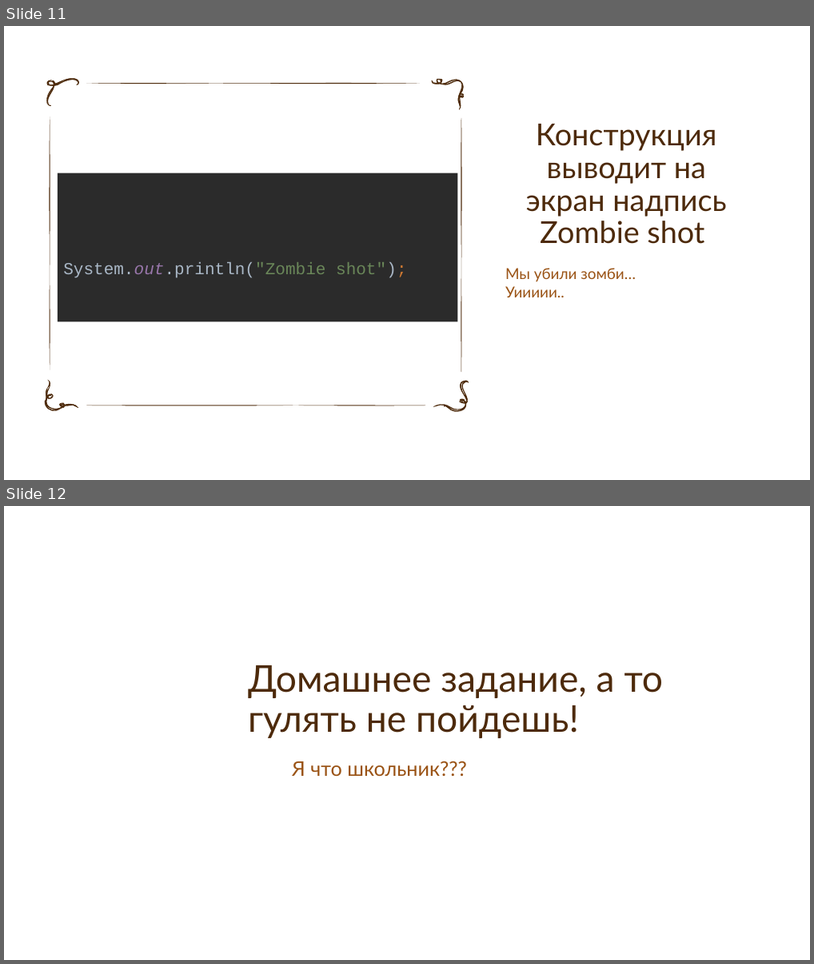
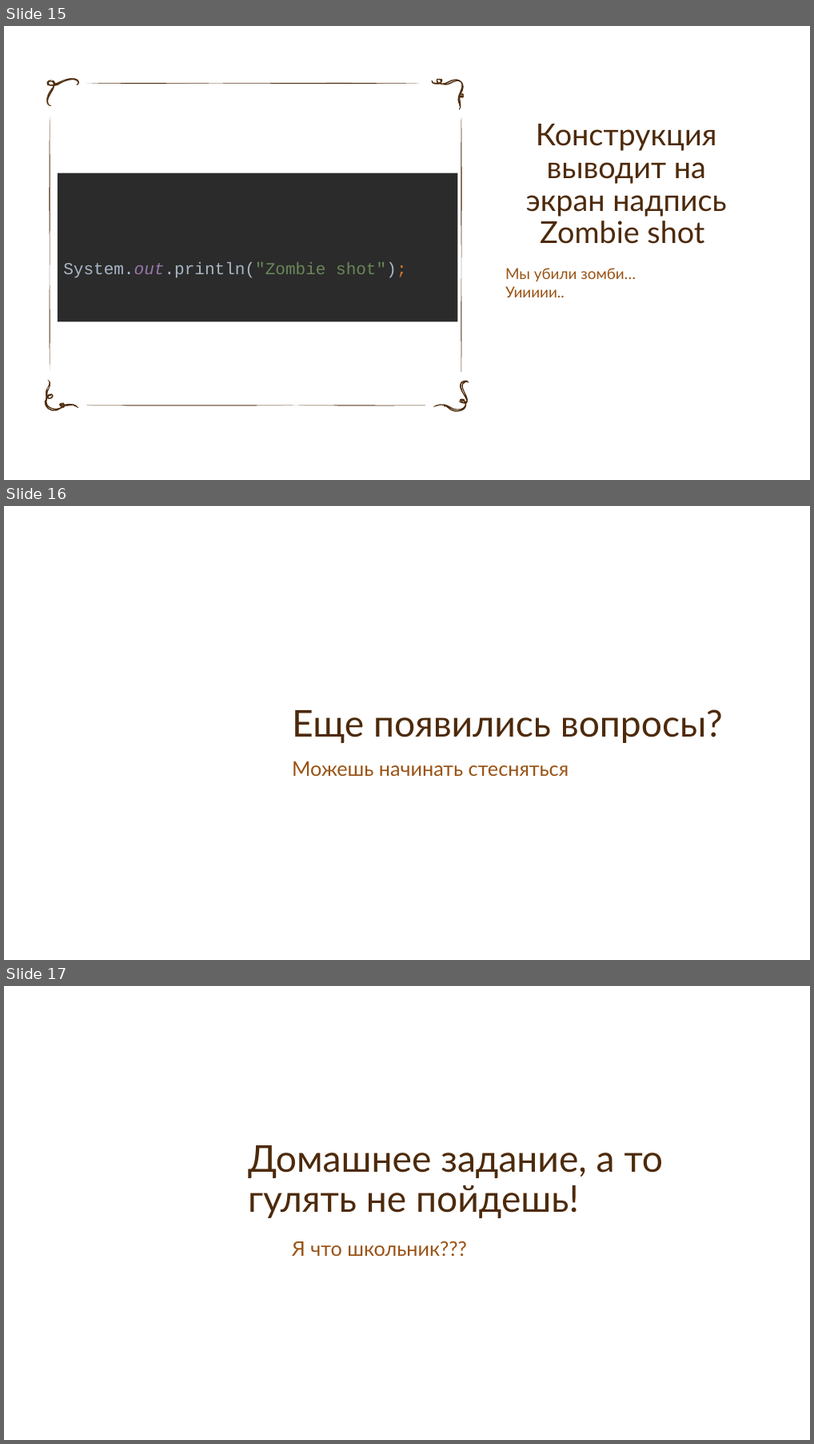
Before and after one commit to SpardaRus/zombieShot, a slide deck: doc/1 Hello World.pptx. Shown one above the other, each under a label of ours: slides 11 and 12 before the commit, slides 15, 16 and 17 after it. The pictures are 814x964 and 814x1444 pixels, drawn with LibreOffice and Linux fonts; fonts in the diff are those of the drawing; background and template pictures are left out. Boxes give left, top, right and bottom in pixels: in the first picture for what was removed or moved away, otherwise in the second. Text is boxed around its words. In the diff, an @@ line names an element or a change of style, - is before the commit and + after.

```diff
--- a/doc/1 Hello World.pptx
+++ b/doc/1 Hello World.pptx
@@ slide 16 added at [4, 506, 810, 960], background picture (left out) @@
@@ title added at [292, 709, 723, 743], 44 pt, text #4D2A0B @@
+Еще появились вопросы?
@@ text added at [292, 761, 569, 776], 24 pt, text #9A5315 @@
+Можешь начинать стесняться
@@ what was slide 11 is now slide 15 @@
@@ what was slide 12 is now slide 17 @@
```
Also in this commit, not shown: 3 slides changed, 4 other slides added.
